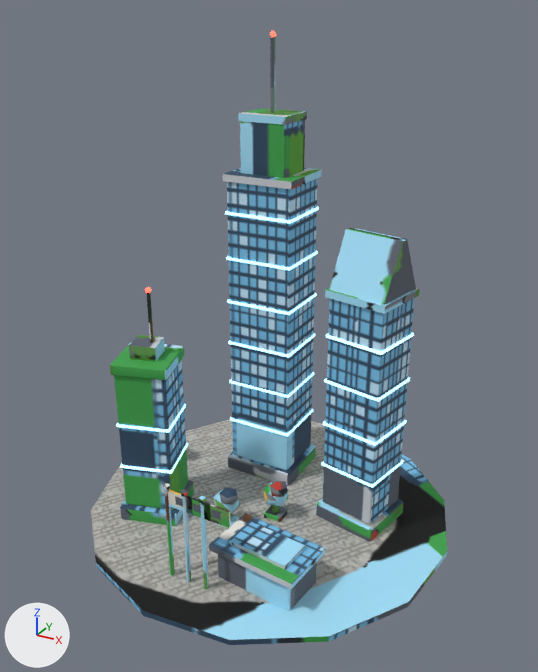
The glTF model game/assets/models/city_dl7_green.glb as it was, and as the next commit left it.
One viewpoint serves both versions: a camera (50 mm lens) standing at (1.34, -2.44, 2.07) and looking at (0.02, -0.05, 0.87). Lighting does not change. The marker at lower left points along +X, +Y and +Z. The picture after the commit comes second. Vertices at exactly the same position are counted once.

In view in the first picture: 'city_dl7_green'.
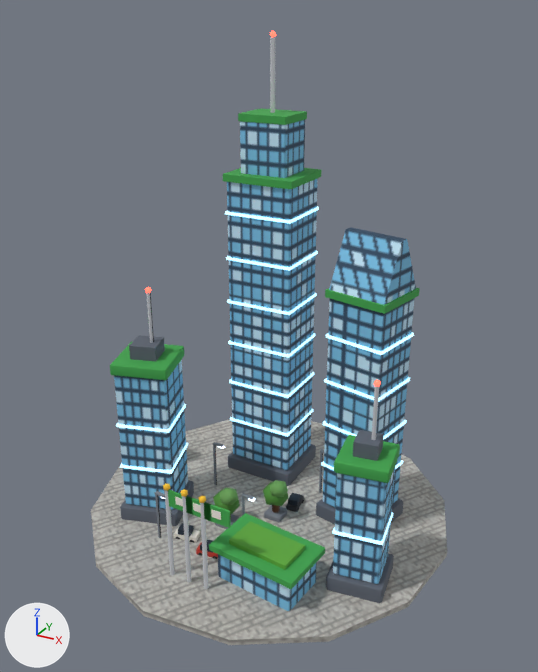
Location of each change, [x1, y1, x2, y2] in pixels of the pictures (538 x 672 px):
part 1 of me_m, added: after [326, 554, 394, 603]
part 2 of me_m, added (blue): after [333, 467, 395, 584]
part 3 of me_m, added (green): after [334, 435, 400, 483]
part 4 of me_m, added: after [371, 386, 379, 440]
part 5 of me_m, added: after [174, 527, 200, 542]
part 6 of me_m, added: after [178, 523, 194, 536]
part 7 of me_m, added: after [196, 542, 218, 558]
part 8 of me_m, added: after [200, 540, 213, 553]
part 9 of me_m, added: after [288, 493, 301, 506]
part 10 of me_m, added: after [155, 495, 161, 538]
part 11 of me_m, added: after [242, 497, 245, 516]
part 12 of me_m, added: after [241, 493, 253, 500]
part 13 of me_m, added: after [319, 452, 323, 493]
part 14 of me_m, added: after [213, 445, 217, 485]
part 15 of me_m, added: after [332, 512, 393, 545]
part 16 of me_m, added: after [286, 495, 304, 512]
part 17 of me_m, added: after [353, 430, 384, 461]
part 18 of me_m, surface changed: [91, 34, 447, 645] in both

Edits to the bpy script that builds the scene:
```text
Change me_m:
    remove me_m.from_pydata(...)  # 744 vertices, 1260 faces; spans x -0.8..0.8, y -0.79..0.79, z -0.01..1.99
    add me_m.from_pydata(...)  # 1208 vertices, 2040 faces; spans x -0.8..0.8, y -0.79..0.79, z -0.01..1.99
    me_m part 1: the loose piece of 24 vertices spanning x -0.6..-0.28, y -0.4..-0.08, z 0.0..0.08 is copied, and the copy is turned -8.6 degrees about the z axis through its middle and scaled by 0.846, then moved by (0.98, 0.0, 0.0); it spans x 0.42..0.66, y -0.36..-0.12, z 0.0..0.08
    me_m part 2: the loose piece of 24 vertices spanning x -0.58..-0.3, y -0.38..-0.1, z 0.08..0.72 is copied, and the copy is turned -8.6 degrees about the z axis through its middle and scaled by 0.746, then moved by (0.98, 0.0, -0.09); it spans x 0.44..0.64, y -0.34..-0.14, z 0.08..0.55
    me_m part 3: the loose piece of 24 vertices spanning x 0.21..0.55, y -0.02..0.3, z 0.0..0.08 is copied, and the copy is turned 20.1 degrees about the z axis through its middle and scaled by 0.709, then moved by (0.16, -0.38, 0.53); it spans x 0.43..0.65, y -0.35..-0.13, z 0.55..0.59
    me_m part 4: a new loose piece, a 6-sided cylinder along z spanning x 0.55..0.565, y -0.245..-0.229, z 0.625..0.875, in mat_baked (picture img_bake)
    me_m part 5: the loose piece of 8 vertices spanning x -0.11..0.0, y -0.58, z 0.35..0.42 is copied, and the copy is scaled about its middle by (0.891, 5.88, 0.369), then moved by (-0.14, 0.22, -0.36); it spans x -0.25..-0.15, y -0.39..-0.33, z 0.01..0.04
    me_m part 6: the loose piece of 8 vertices spanning x -0.58..-0.3, y -0.38..-0.1, z 0.27..0.29 is copied, and the copy is scaled about its middle by (0.231, 0.193, 2), then moved by (0.23, -0.12, -0.23), in mat_baked (picture img_bake); it spans x -0.24..-0.18, y -0.39..-0.33, z 0.04..0.06
    me_m part 7: the loose piece of 8 vertices spanning x -0.11..0.0, y -0.58, z 0.35..0.42 is copied, and the copy is scaled about its middle by (0.891, 5.88, 0.369), then moved by (0.0, 0.18, -0.36); it spans x -0.11..-0.01, y -0.43..-0.37, z 0.01..0.04
    me_m part 8: the loose piece of 8 vertices spanning x 0.02..0.42, y -0.56..-0.28, z 0.15..0.17 is copied, and the copy is scaled about its middle by (0.138, 0.169, 0.96), then moved by (-0.29, 0.02, -0.11); it spans x -0.1..-0.04, y -0.43..-0.37, z 0.04..0.06
    me_m part 9: the loose piece of 8 vertices spanning x 0.08..0.36, y -0.5..-0.34, z 0.17..0.19 is copied, and the copy is turned 103.1 degrees about the z axis through its middle and scaled by 0.236, then moved by (-0.12, 0.47, -0.13); it spans x 0.08..0.13, y 0.02..0.08, z 0.04..0.06
    me_m part 10: a new loose piece, a 6-sided cylinder along z spanning x -0.305..-0.295, y -0.426..-0.414, z 0.0..0.24, in mat_baked (picture img_bake)
    me_m part 11: a new loose piece, a 6-sided cylinder along z spanning x 0.015..0.025, y -0.266..-0.254, z 0.0..0.24, in mat_baked (picture img_bake)
    me_m part 12: a new loose piece, a box spanning x 0.015..0.065, y -0.267..-0.253, z 0.236..0.244, in mat_baked (picture img_bake)
    me_m part 13: a new loose piece, a 6-sided cylinder along z spanning x 0.155..0.165, y 0.194..0.206, z 0.0..0.24, in mat_baked (picture img_bake)
    me_m part 14: a new loose piece, a 6-sided cylinder along z spanning x -0.305..-0.295, y 0.014..0.026, z 0.0..0.24, in mat_baked (picture img_bake)
    me_m part 15: the loose piece of 8 vertices spanning x 0.23..0.53, y 0.0..0.28, z 0.27..0.29 is copied, and the copy is turned 20.1 degrees about the z axis through its middle and scaled by 0.759, then moved by (0.16, -0.38, 0.0); it spans x 0.43..0.65, y -0.35..-0.13, z 0.27..0.29
    me_m part 16: 72 vertices added at x 0.07..0.13, y 0.01..0.11, z 0.0..0.04
    me_m part 17: 8 vertices added at x 0.49..0.59, y -0.29..-0.19, z 0.6..0.65
    me_m part 18: 1246 kept faces spanning x -0.8..0.8, y -0.79..0.79, z -0.01..1.99 get new texture (UV) coordinates
    other edits to the shape of me_m do not show in these pictures
    add me_m.materials.append(mat_glow_lamp_cold)  # pale blue #d8f0ff, glowing pale blue #d8f0ff
```
